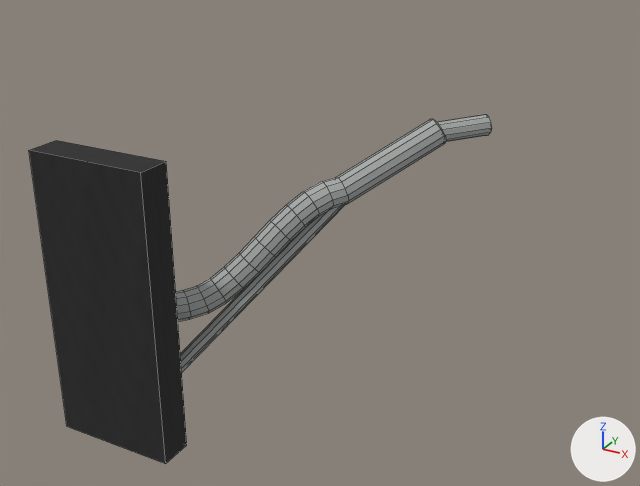
The OBJ model src/main/resources/assets/realgrid/models/block/pole_light_mount/arm_1_right.obj, before and after one commit.
One viewpoint serves both versions: a 50 mm camera at (2.068, -2.598, 1.654) aimed at (0.886, -0.449, 0.58). The axes (+X, +Y, +Z) are drawn at lower right. The lights are the same throughout. The older version comes first. Mesh edges are drawn as thin lines. Where no turn or scale is listed for an object, it has been applied to the vertices. Vertices at exactly the same position are counted once.

In view in the first picture: 'pole_light_mount_1_right'.
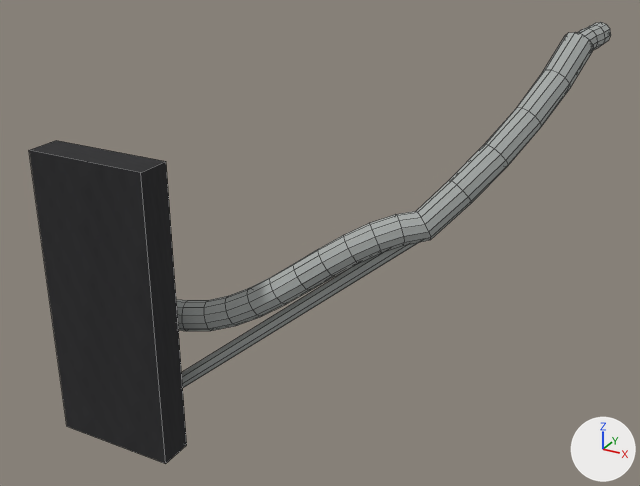
Where the change shows, as pixel boxes [x1, y1, x2, y2] in the pictures (640 x 486 px; the box of a moved part takes in the faces that stretch with it):
'pole_light_mount_1_right', reshaped (26% wider, 27% taller): before [29, 115, 492, 464]; after [29, 22, 611, 464]
part 1 of me_pole_light_mount_1_right, rebuilt (43% wider, 13% shorter): before [180, 204, 346, 372]; after [182, 242, 419, 388]
part 2 of me_pole_light_mount_1_right, added: after [577, 22, 611, 50]
part 3 of me_pole_light_mount_1_right, deleted: before [437, 115, 492, 142]
part 4 of me_pole_light_mount_1_right, moved or reshaped: before [176, 119, 446, 321]; after [176, 32, 593, 331]

Diff of the bpy script that builds the scene:
```diff
--- a/src/main/resources/assets/realgrid/models/block/pole_light_mount/arm_1_right.obj.py
+++ b/src/main/resources/assets/realgrid/models/block/pole_light_mount/arm_1_right.obj.py
@@ me_pole_light_mount_1_right @@
 # used by ob_pole_light_mount_1_right; location = (0.0, 0.0, 0.0)
-me_pole_light_mount_1_right.from_pydata(...)  # 240 vertices, 213 faces; spans x 0.312..1.222, y -1.0..0.124, z 0.063..0.938
+me_pole_light_mount_1_right.from_pydata(...)  # 312 vertices, 285 faces; spans x 0.312..1.534, y -1.0..0.189, z 0.063..1.19
+# me_pole_light_mount_1_right part 1: the loose piece of 16 vertices spanning x 0.482..0.901, y -0.907..-0.286, z 0.108..0.69 is rebuilt with 16 vertices and now spans x 0.484..1.252, y -0.909..-0.403, z 0.107..0.719
+# me_pole_light_mount_1_right part 2: a new loose piece of 48 vertices spanning x 1.447..1.534, y -0.009..0.189, z 1.114..1.19, in mat_metal (picture img_pole_light_mount_metal)
+# me_pole_light_mount_1_right part 3: the loose piece of 24 vertices spanning x 1.052..1.222, y -0.068..0.124, z 0.812..0.884 is deleted
+# me_pole_light_mount_1_right part 4: 154 vertices removed from x 0.457..1.122, y -0.814..-0.008, z 0.365..0.891; 202 vertices added at x 0.464..1.526, y -0.827..0.039, z 0.365..1.19
 me_pole_light_mount_1_right.materials.append(mat_clamp)
```
